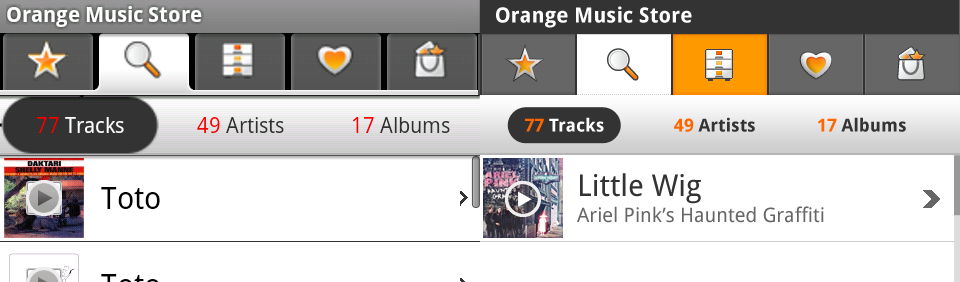
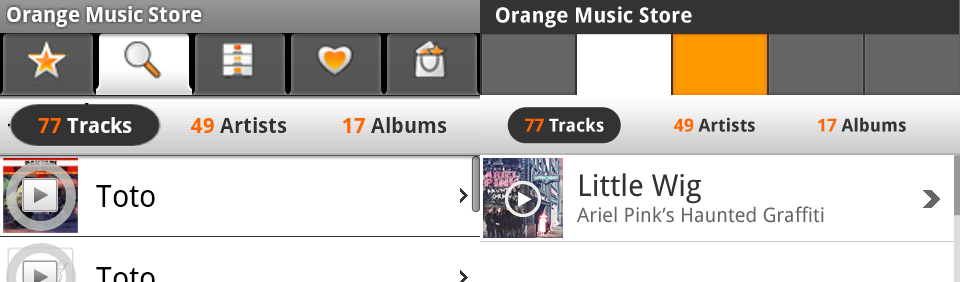
Two versions of the same layered image (960x282). Layer-by-layer changes:
added layer "Layer 258" in group "scroll-01.psd" over <box>0,0,480,282</box>
hid group "icons copy 2" (11 layers) over <box>505,44,926,82</box>
hid "dotted line 1 copy 2" over <box>578,94,671,95</box>
